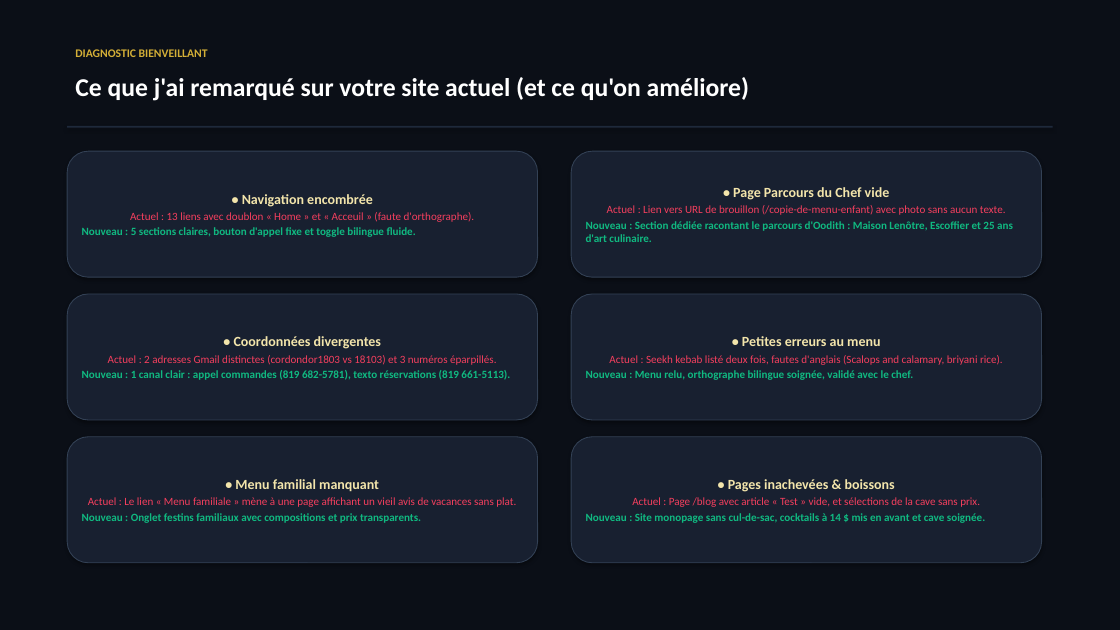
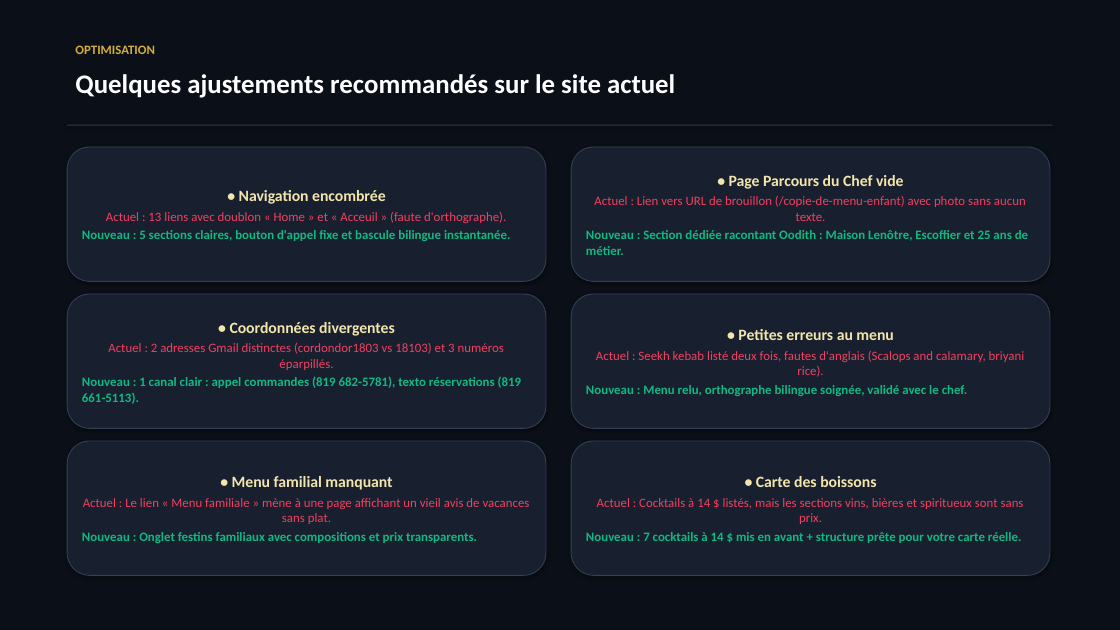
Before and after one commit to JopPank/le-cordon-dore, a slide deck: slide 4 of Presentation-Le-Cordon-Dore.pptx. Drawn at 1120x630 pixels with LibreOffice and Linux fonts; fonts in the diff are those of the drawing. Boxes give left, top, right and bottom in pixels: in the first picture for what was removed or moved away, otherwise in the second. Text is boxed around its words. In the diff, an @@ line names an element or a change of style, - is before the commit and + after.

```diff
--- a/Presentation-Le-Cordon-Dore.pptx
+++ b/Presentation-Le-Cordon-Dore.pptx
@@ text at (75, 45, 155, 54): text changed; size 10 to 11 pt @@
-DIAGNOSTIC BIENVEILLANT
+OPTIMISATION
@@ text at (75, 74, 675, 98): text changed; size 22 to 23 pt @@
-Ce que j'ai remarqué sur votre site actuel (et ce qu'on améliore)
+Quelques ajustements recommandés sur le site actuel
@@ rounded rectangle "• Navigation encombrée": place and size @@
-rounded rectangle "• Navigation encombrée" at (67, 151, 538, 277)
+rounded rectangle "• Navigation encombrée" at (67, 147, 546, 281)
@@ rounded rectangle "• Page Parcours du Chef ...": place and size @@
-rounded rectangle "• Page Parcours du Chef ..." at (571, 151, 1042, 277)
+rounded rectangle "• Page Parcours du Chef ..." at (571, 147, 1050, 281)
@@ text in rounded rectangle at (729, 175, 904, 189): size 12 to 13.5 pt in "• Page Parcours du Chef vide"; more space between paragraphs @@
@@ text in rounded rectangle at (239, 190, 386, 204): size 12 to 13.5 pt in "• Navigation encombrée"; more space between paragraphs @@
@@ text in rounded rectangle at (586, 196, 1028, 255): text changed; size 9.5 to 11 pt; text colour #10B981 to #F43F5E; bold off @@
-Actuel : Lien vers URL de brouillon (/copie-de-menu-enfant) avec photo sans aucun texte.
-Nouveau : Section dédiée racontant le parcours d'Oodith : Maison Lenôtre, Escoffier et 25 ans d'art culinaire.
+Actuel : Lien vers URL de brouillon (/copie-de-menu-enfant) avec photo sans aucun texte.
+Nouveau : Section dédiée racontant Oodith : Maison Lenôtre, Escoffier et 25 ans de métier.
@@ text in rounded rectangle at (82, 212, 510, 241): text changed; size 9.5 to 11 pt @@
-Actuel : 13 liens avec doublon « Home » et « Acceuil » (faute d'orthographe).
-Nouveau : 5 sections claires, bouton d'appel fixe et toggle bilingue fluide.
+Actuel : 13 liens avec doublon « Home » et « Acceuil » (faute d'orthographe).
+Nouveau : 5 sections claires, bouton d'appel fixe et bascule bilingue instantanée.
@@ rounded rectangle "• Coordonnées divergentes": place and size @@
-rounded rectangle "• Coordonnées divergentes" at (67, 294, 538, 420)
+rounded rectangle "• Coordonnées divergentes" at (67, 294, 546, 429)
@@ rounded rectangle "• Coordonnées divergentes" at (67, 294, 546, 429): size 12 to 13.5 pt in "• Coordonnées divergentes"; size 9.5 to 11 pt in "Actuel : 2 adresses Gmail distinctes (cordondor1803 ..."; more space between paragraphs @@
@@ rounded rectangle "• Petites erreurs au menu": place and size @@
-rounded rectangle "• Petites erreurs au menu" at (571, 294, 1042, 420)
+rounded rectangle "• Petites erreurs au menu" at (571, 294, 1050, 429)
@@ rounded rectangle "• Petites erreurs au menu" at (571, 294, 1050, 429): size 12 to 13.5 pt in "• Petites erreurs au menu"; size 9.5 to 11 pt in "Actuel : Seekh kebab listé deux fois, ..."; more space between paragraphs @@
@@ rounded rectangle "• Menu familial manquant": place and size @@
-rounded rectangle "• Menu familial manquant" at (67, 437, 538, 563)
+rounded rectangle "• Menu familial manquant" at (67, 441, 546, 576)
@@ rounded rectangle "• Menu familial manquant" at (67, 441, 546, 576): size 12 to 13.5 pt in "• Menu familial manquant"; size 9.5 to 11 pt in "Actuel : Le lien « Menu familiale ..."; more space between paragraphs @@
@@ rounded rectangle "• Carte des boissons": place and size @@
-rounded rectangle "• Carte des boissons" at (571, 437, 1042, 563)
+rounded rectangle "• Carte des boissons" at (571, 441, 1050, 576)
@@ text in rounded rectangle at (586, 476, 1024, 543): text changed; size 9.5 to 11 pt; text colour #10B981 to #F43F5E @@
-• Pages inachevées & boissons
-Actuel : Page /blog avec article « Test » vide, et sélections de la cave sans prix.
-Nouveau : Site monopage sans cul-de-sac, cocktails à 14 $ mis en avant et cave soignée.
+• Carte des boissons
+Actuel : Cocktails à 14 $ listés, mais les sections vins, bières et spiritueux sont sans prix.
+Nouveau : 7 cocktails à 14 $ mis en avant + structure prête pour votre carte réelle.
```
Also in this commit, not shown: 8 other slides changed, 10 other files.
